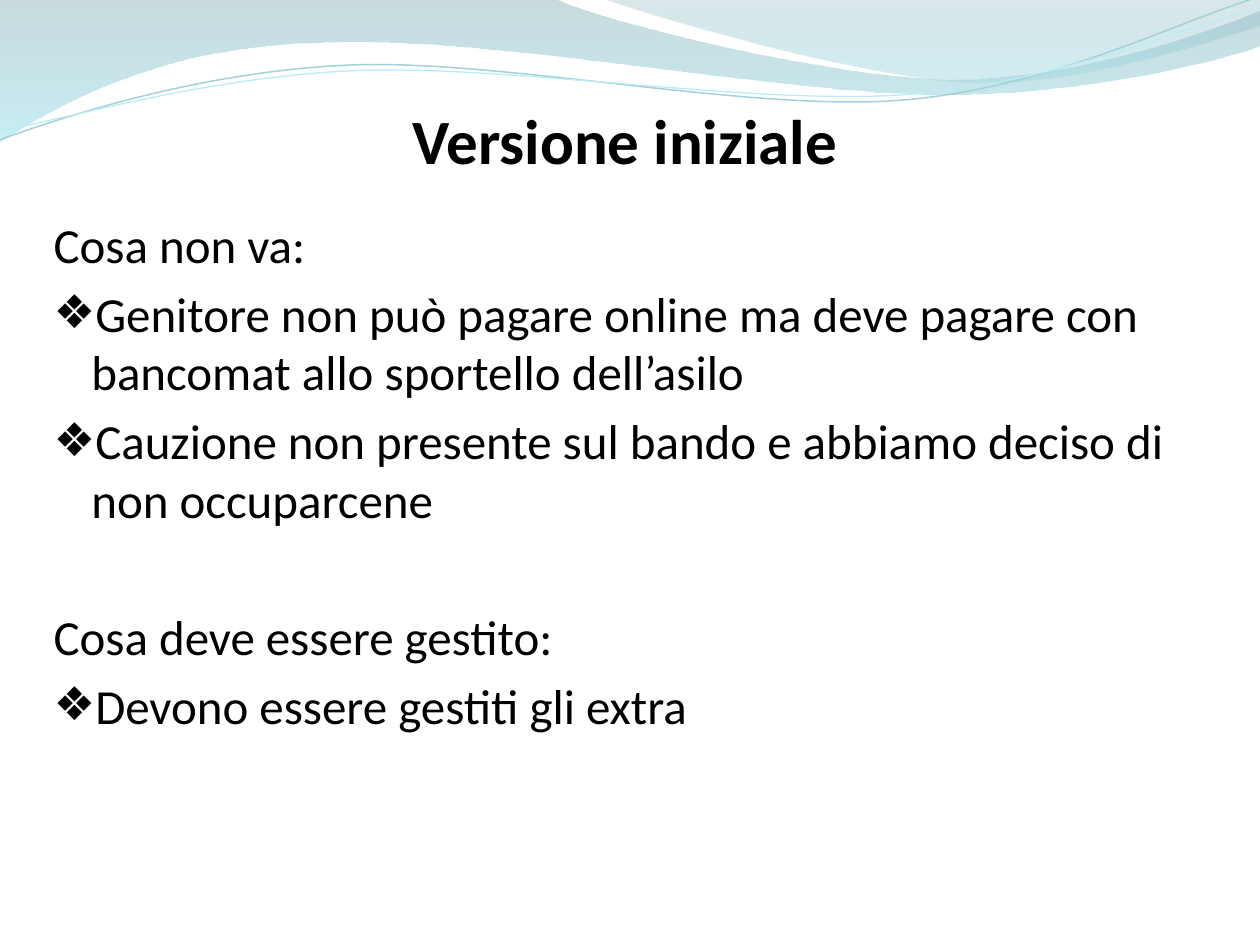
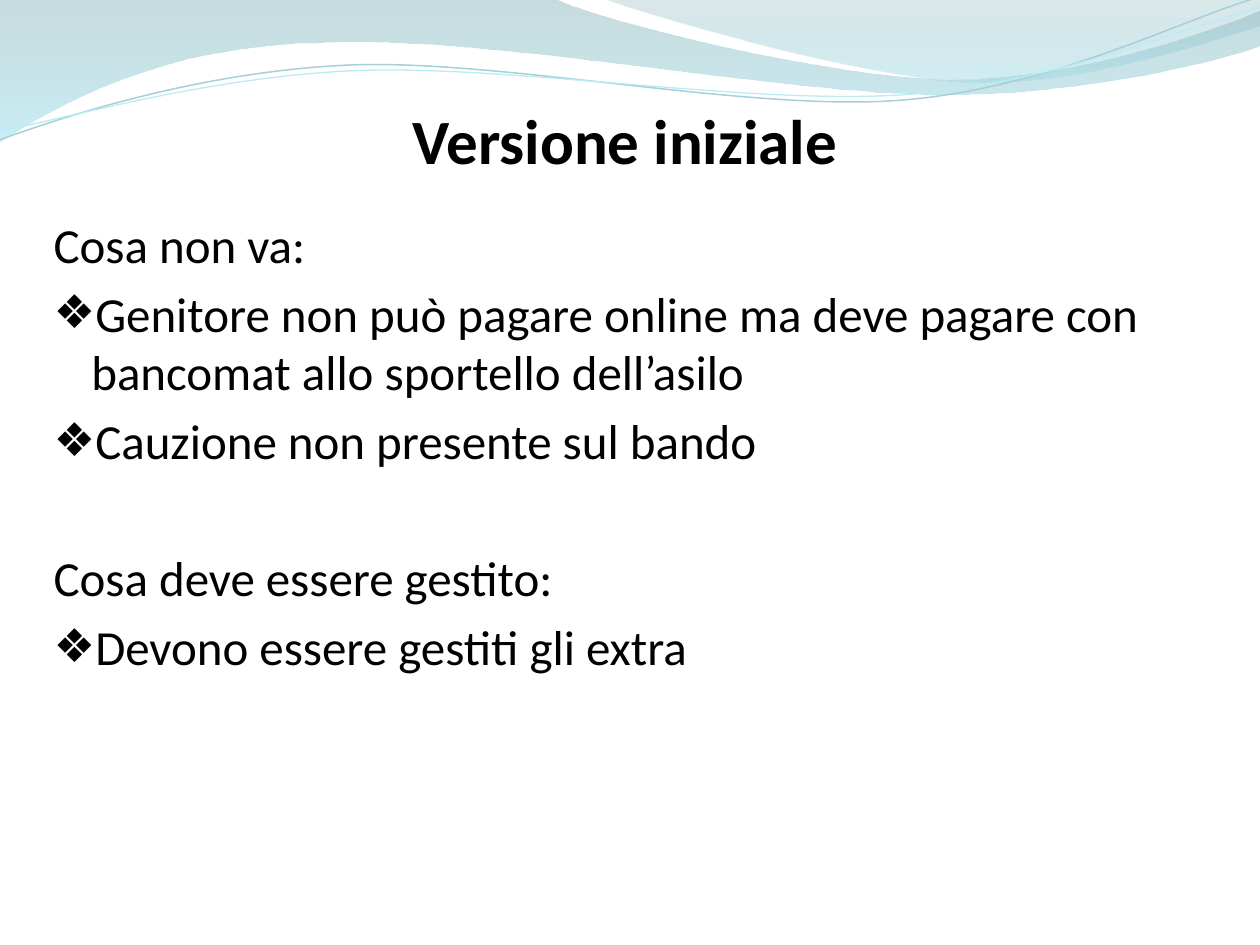
Before and after one commit to ammirate/at-silo, a slide deck: slide 9 of Presentazione/Atsilo2/Parisi/Atsilo_M_Parisi.pptx. Drawn at 1260x945 pixels with LibreOffice and Linux fonts; fonts in the diff are those of the drawing. Boxes give left, top, right and bottom in pixels: in the first picture for what was removed or moved away, otherwise in the second. Text is boxed around its words. In the diff, an @@ line names an element or a change of style, - is before the commit and + after.

```diff
--- a/Presentazione/Atsilo2/Parisi/Atsilo_M_Parisi.pptx
+++ b/Presentazione/Atsilo2/Parisi/Atsilo_M_Parisi.pptx
@@ text at (95,425,756,467): text changed @@
-❖ Cauzione non presente sul bando e abbiamo deciso di non occuparcene
+❖ Cauzione non presente sul bando
```
Also in this commit, not shown: 2 other slides changed, 1 slide added, 1 slide removed.
